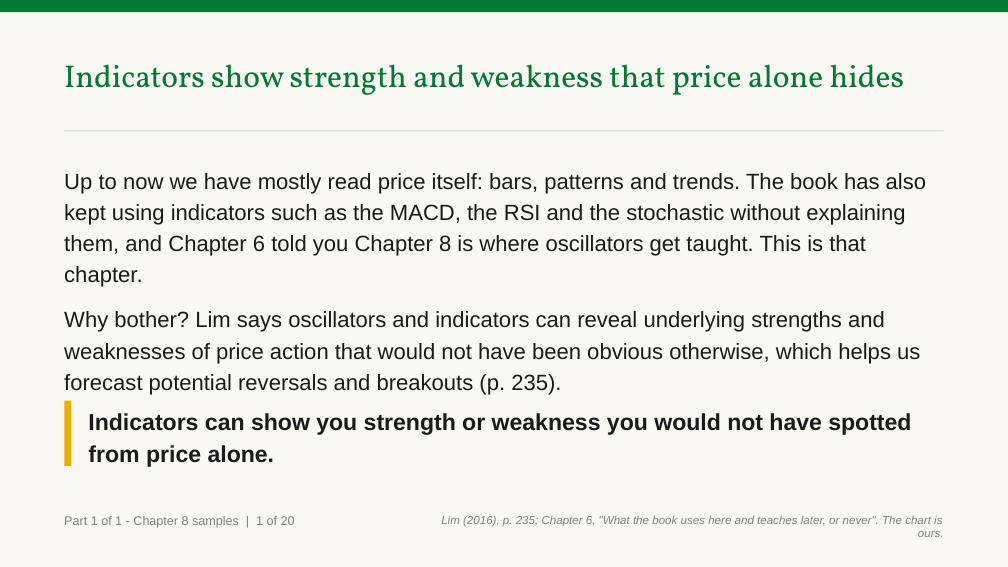
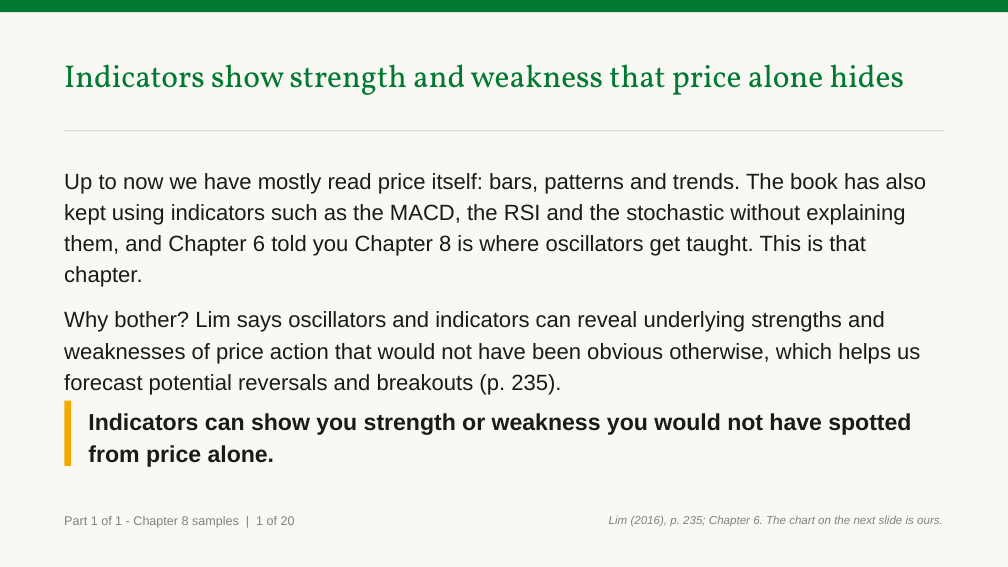
Before and after one commit to benjiesotelo-sudo/Telos_FIN1209, a slide deck: slide 3 of chapter-08/FIN1209-Chapter-08.pptx. Drawn at 1008x567 pixels with LibreOffice and Linux fonts; fonts in the diff are those of the drawing. Boxes give left, top, right and bottom in pixels: in the first picture for what was removed or moved away, otherwise in the second. Text is boxed around its words. In the diff, an @@ line names an element or a change of style, - is before the commit and + after.

Commit message:
Chapter 8 samples: third-read fixes (level lines recoloured, CCI levels marked, StochRSI 0 to 1, C Hn Ln named, credit lines, zones shaded)

```diff
--- a/chapter-08/FIN1209-Chapter-08.pptx
+++ b/chapter-08/FIN1209-Chapter-08.pptx
@@ text at [609, 515, 943, 527]: text changed @@
-Lim (2016), p. 235; Chapter 6, "What the book uses here and teaches later, or never". The chart is ours.
+Lim (2016), p. 235; Chapter 6. The chart on the next slide is ours.
```
Also in this commit, not shown: 8 other slides changed, 2 other files.
